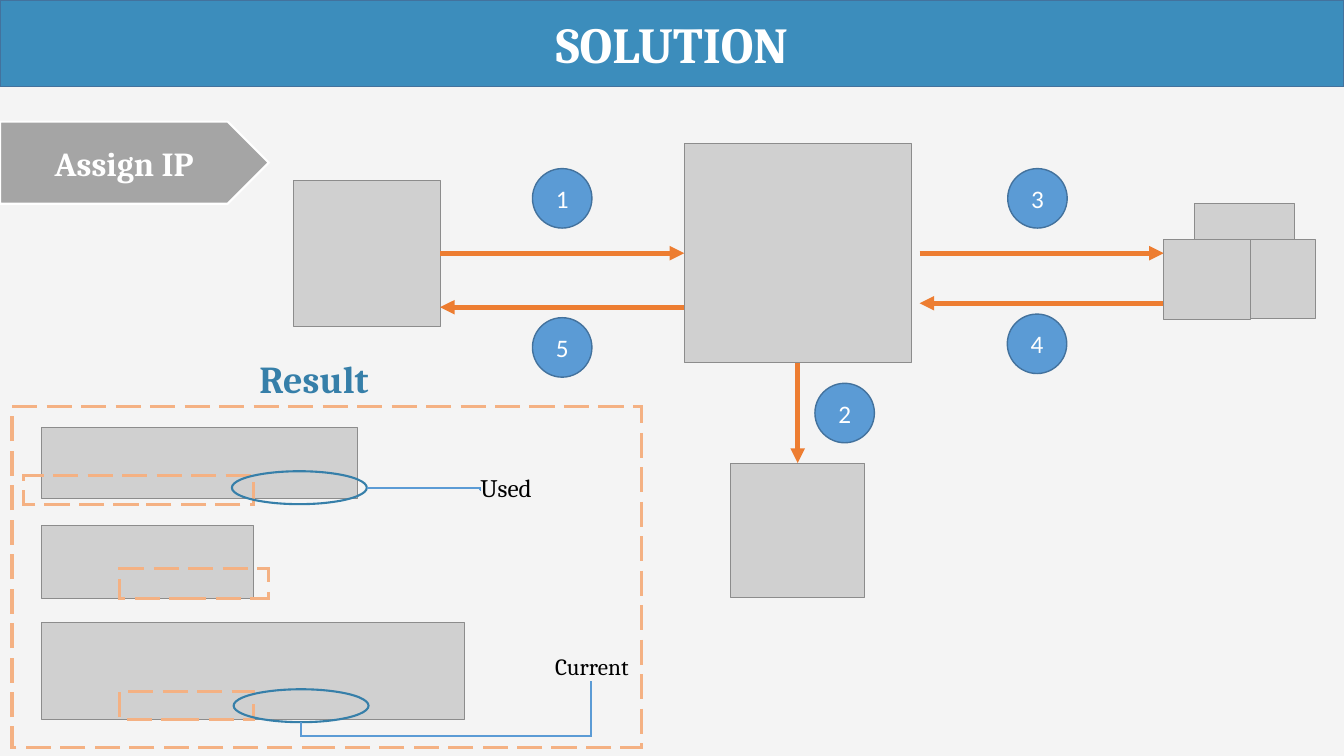
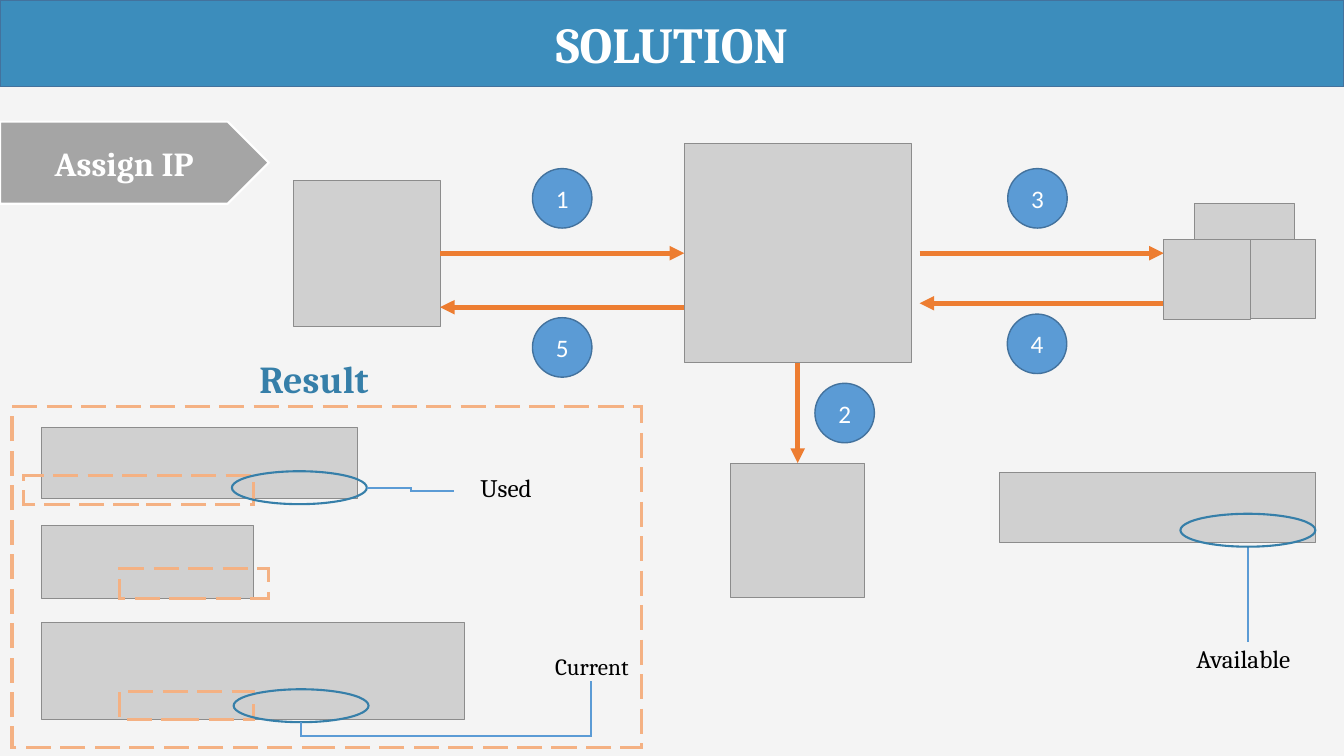
Before and after one commit to haltt051093/IMS-datacenter, a slide deck: slide 34 of Document/Presentation/IMS_20160408_Presentation.pptx (slide 32 before the commit). Drawn at 1344x756 pixels with LibreOffice and Linux fonts; fonts in the diff are those of the drawing; grey boxes stand for pictures. Boxes give left, top, right and bottom in pixels: in the first picture for what was removed or moved away, otherwise in the second. Text is boxed around its words. In the diff, an @@ line names an element or a change of style, - is before the commit and + after.

```diff
--- a/Document/Presentation/IMS_20160408_Presentation.pptx
+++ b/Document/Presentation/IMS_20160408_Presentation.pptx
@@ picture added at [999, 473, 1316, 543] @@
@@ elbow line moved from (367, 488) - (480, 490) to (367, 488) - (455, 491) @@
@@ ellipse added at [1181, 514, 1316, 547], outline #367FA9 1.5 pt @@
@@ elbow line added from (1248, 546) to (1248, 642), #5B9BD5 1.5 pt @@
@@ text added at [1196, 650, 1290, 668], 18 pt, text #000000 @@
+Available
```
Also in this commit, not shown: 9 other slides changed, 12 slides added, 6 other files.
